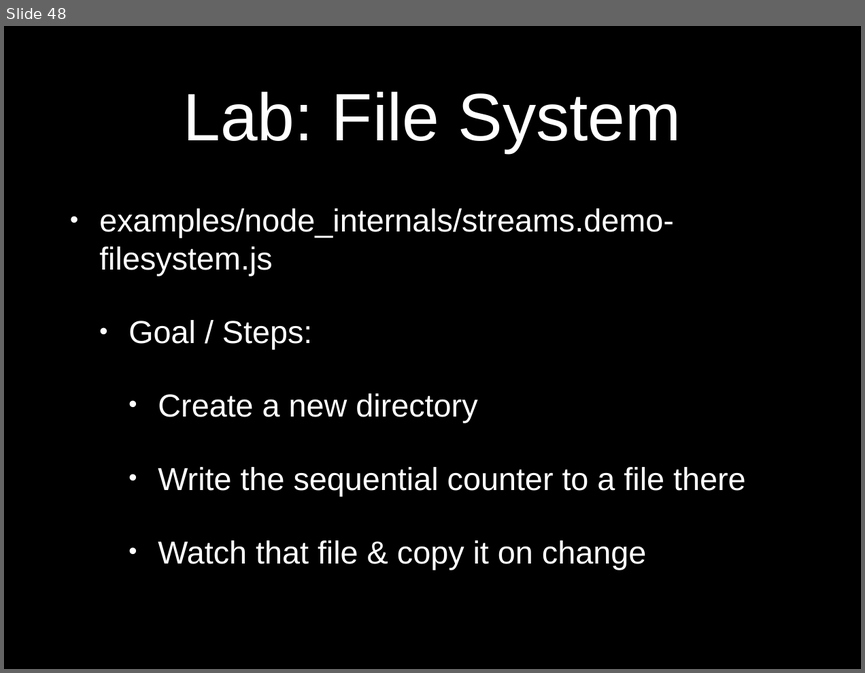
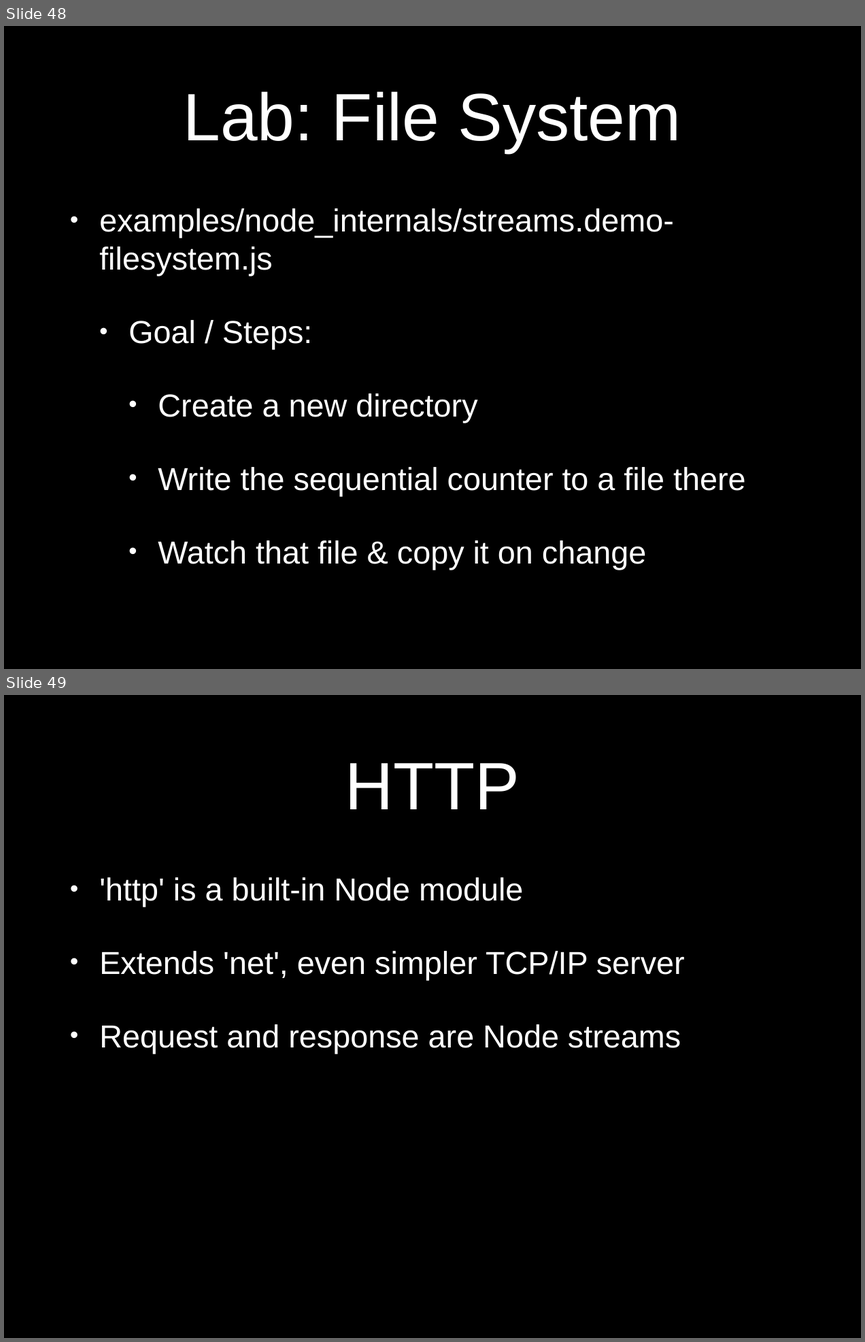
Before and after one commit to eliasjames/training-node-backbone, a slide deck: slides/NodeBackboneDay1.pptx. Shown one above the other, each under a label of ours: slide 48 before the commit, slides 48 and 49 after it. The pictures are 865x673 and 865x1342 pixels, drawn with LibreOffice and Linux fonts; fonts in the diff are those of the drawing. Boxes give left, top, right and bottom in pixels: in the first picture for what was removed or moved away, otherwise in the second. Text is boxed around its words. In the diff, an @@ line names an element or a change of style, - is before the commit and + after.

```diff
--- a/slides/NodeBackboneDay1.pptx
+++ b/slides/NodeBackboneDay1.pptx
@@ slide 49 added at (4, 695, 861, 1338), background #000000 @@
@@ title added at (345, 763, 519, 809), 80 pt, text #FFFFFF @@
+HTTP
@@ text added at (99, 877, 685, 1053), 38 pt, text #FFFFFF @@
+• 'http' is a built-in Node module
+• Extends 'net', even simpler TCP/IP server
+• Request and response are Node streams
```
Also in this commit, not shown: 10 other slides added.
